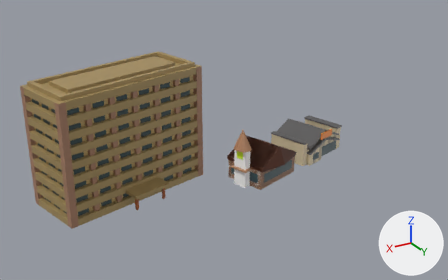
The Blender file build3.blend as it was, and as the next commit left it.
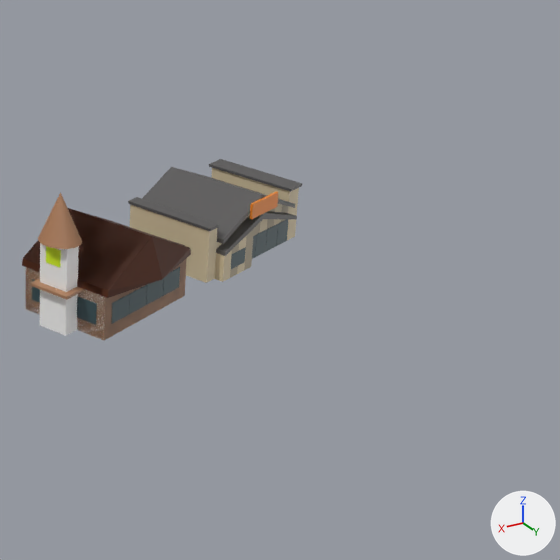
Each version appears first whole from a camera (50 mm lens) standing at (4.91, 12.43, 7.19) and looking at (-2.64, -0.16, 0.9), and next in a close-up on the part from 49% to 100% of the width and 18% to 100% of the height. The lights are fixed; the arrows at lower right show +X, +Y and +Z.

The first close-up shows '円錐', '立方体.014', '立方体.016', '立方体.019', '立方体.020', '立方体.021'.
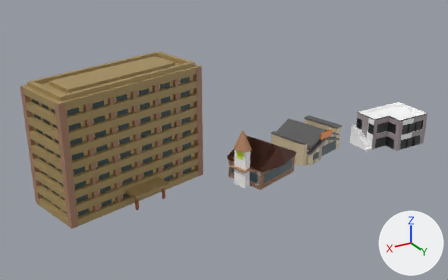
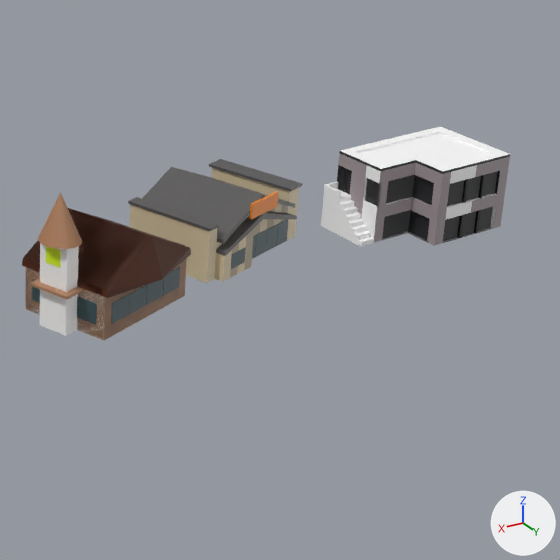
Commit message: blenderをコミット

What differs and where, as boxes (x1, y1, x2, y2) in the close-ups (560 x 560 px):
'立方体.027', added: after (337, 127, 510, 246)
    faces in mat_マテリアル_036 (white #ffffff): (337, 127, 509, 243)
    faces in mat_マテリアル_037 (grey #a5999d): (338, 153, 510, 246)
    faces in mat_マテリアル_038 (black #27282b): (338, 151, 510, 241)
    faces in mat_マテリアル_040 (black #000000): (337, 165, 485, 238)
'立方体.028', added: after (321, 182, 374, 246)

The change in detail:
Material 'マテリアル.039' (mat_マテリアル_039) is new.
Its base color is (1.0, 1.0, 1.0) (white #ffffff).
Material 'マテリアル.038' (mat_マテリアル_038) is new.
Its base color is (0.0203, 0.0212, 0.0242) (black #27282b).
Material 'マテリアル.040' (mat_マテリアル_040) is new.
Its base color is (0.0, 0.0, 0.0) (black #000000).
Material 'マテリアル.036' (mat_マテリアル_036) is new.
Its base color is (1.0, 1.0, 1.0) (white #ffffff).
Material 'マテリアル.037' (mat_マテリアル_037) is new.
Its base color is (0.376, 0.319, 0.337) (grey #a5999d).
Mesh me_立方体_028 is new.
It has 316 vertices, 314 faces and spans x -0.151..0.151, y -0.344..0.191, z -0.117..0.161.
It uses material mat_マテリアル_039 (white #ffffff).
Mesh me_立方体_027 is new.
It has 2060 vertices, 2058 faces and spans x -1.76..1.76, y -0.89..1.98, z -0.69..0.74.
Faces by material slot: [1109, 473, 368, 108].
It uses material mat_マテリアル_036 (white #ffffff).
It uses material mat_マテリアル_037 (grey #a5999d).
It uses material mat_マテリアル_038 (black #27282b).
It uses material mat_マテリアル_040 (black #000000).
Object '立方体.028' (ob_立方体_028) is new; it shows me_立方体_028.
Its location is (-6.7, 0.69, 0.31).
Its scale is (0.637, 1.28, 1.89).
Object '立方体.027' (ob_立方体_027) is new; it shows me_立方体_027.
Its location is (-7.6, 0.59, 0.53).
Its scale is (0.458, 0.383, 0.637).
